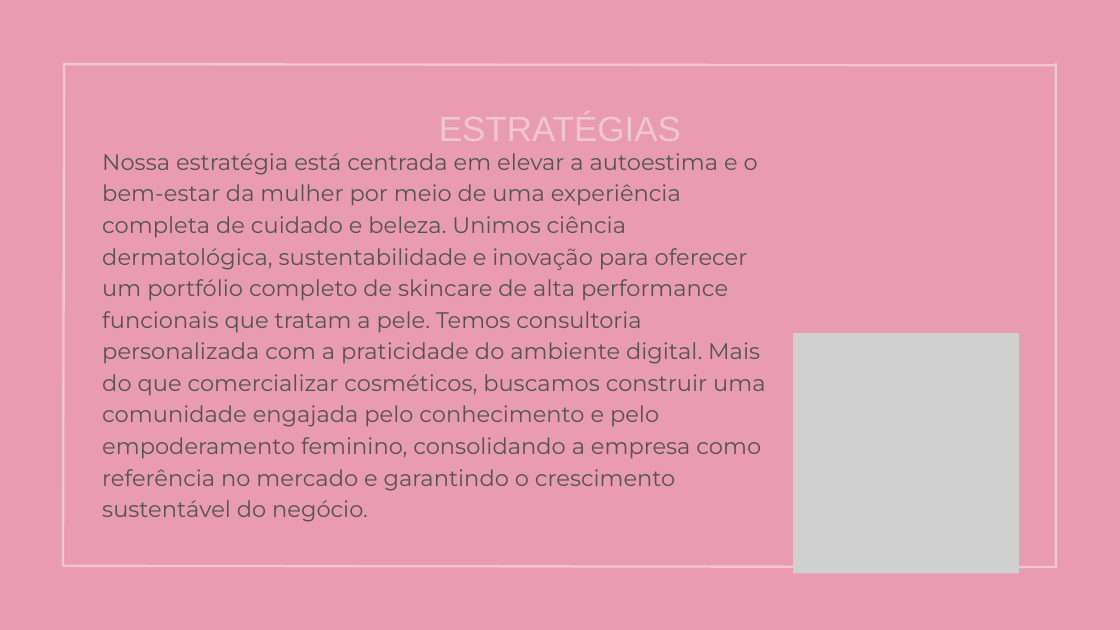
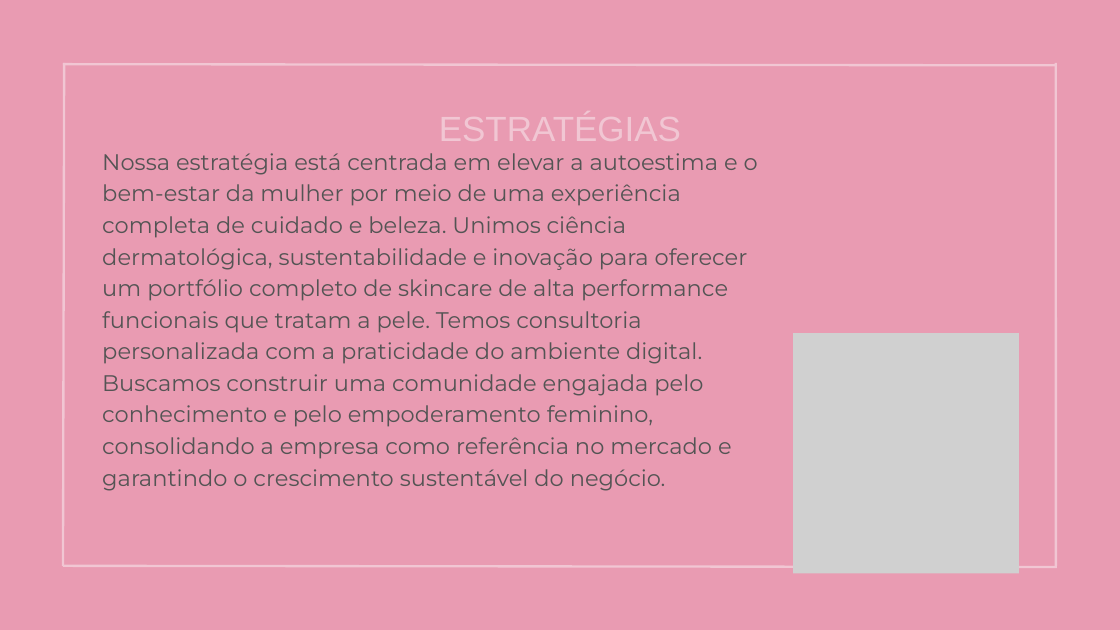
Before and after one commit to erickomaga/tci-2026, a slide deck: slide 14 of Vivelle Cosmeticos.pptx. Drawn at 1120x630 pixels with LibreOffice and Linux fonts; fonts in the diff are those of the drawing; grey boxes stand for pictures. Boxes give left, top, right and bottom in pixels: in the first picture for what was removed or moved away, otherwise in the second. Text is boxed around its words. In the diff, an @@ line names an element or a change of style, - is before the commit and + after.

```diff
--- a/Vivelle Cosmeticos.pptx
+++ b/Vivelle Cosmeticos.pptx
@@ text at (x1=102, y1=153, x2=758, y2=491): text changed @@
-Nossa estratégia está centrada em elevar a autoestima e o bem-estar da mulher por meio de uma experiência completa de cuidado e beleza. Unimos ciência dermatológica, sustentabilidade e inovação para oferecer um portfólio completo de skincare de alta performance funcionais que tratam a pele. Temos consultoria personalizada com a praticidade do ambiente digital. Mais do que comercializar cosméticos, buscamos construir uma comunidade engajada pelo conhecimento e pelo empoderamento feminino, consolidando a empresa como referência no mercado e garantindo o crescimento sustentável do negócio.
+Nossa estratégia está centrada em elevar a autoestima e o bem-estar da mulher por meio de uma experiência completa de cuidado e beleza. Unimos ciência dermatológica, sustentabilidade e inovação para oferecer um portfólio completo de skincare de alta performance funcionais que tratam a pele. Temos consultoria personalizada com a praticidade do ambiente digital. Buscamos construir uma comunidade engajada pelo conhecimento e pelo empoderamento feminino, consolidando a empresa como referência no mercado e garantindo o crescimento sustentável do negócio.
```
Also in this commit, not shown: 1 other slide changed.
